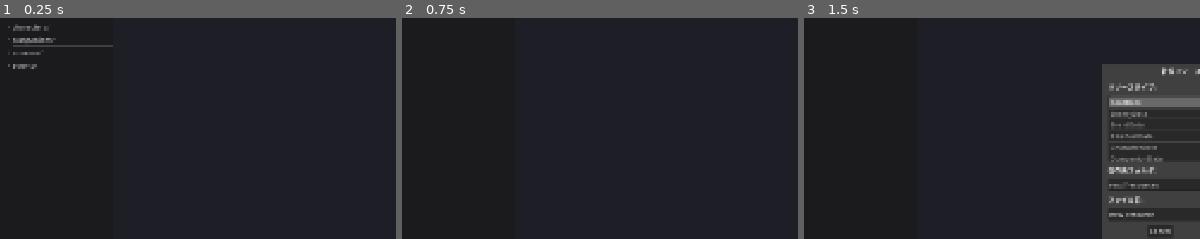
Above: before the commit, frames 1-3 (left to right).
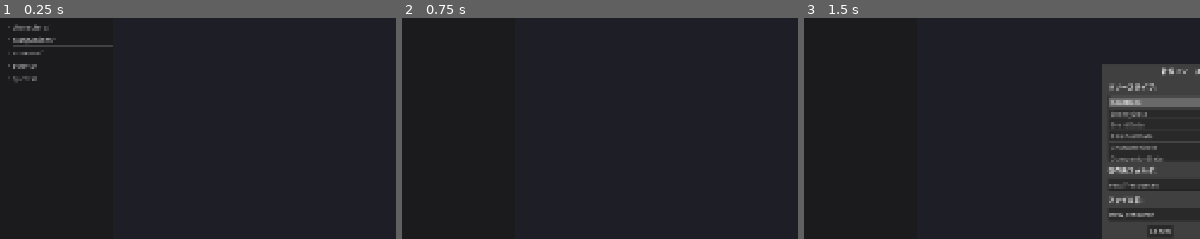
Above: after the commit, the same moments.

Repository: sashimihoutyou/too-fast-to-die
Game: Godot game, scene res://scenes/debug/debug_editor_overlay.tscn
The game is run twice, just before and just after one commit, with the same random seed, the same clock (stepped at 60 frames per second) and the same inputs. This scene is started directly instead of the project's main scene.
Inputs (mouse positions are % of the whole screen's width and height, from its top left):
- Up to frame 1 (0.25 s): no input
- Up to frame 2 (0.75 s): click (9, 7) at 0.52 s; type "12" at 0.6 s
- Up to frame 3 (1.5 s): click "新規作成" at 1.25 s
The pictures show only the part of the screen within x 2-52%, y 18-68%; the shares and areas given below are measured in that part.

The runs differ from the first frame. In frame 1, 0.1% of the frame differs, in the area x 2-10%, y 26-30%; in frame 2, nothing differs; in frame 3, nothing differs.

Commit message:
feat: サブストーリー機構を実装し「デビルフの群れ」を稼働
名前付きアウトカム＋遅延ペイロード＋ボス修飾モデルを実装し、叩き台
ドキュメントの .tres を実ファイル化して動作させた。

- QuestData / QuestManager(autoload, GameManager直後に登録) を新規追加。
  アウトカム記録・hunt撃破追跡・期限切れ→lapse・遅延ペイロード強制発火・
  ボス修飾(HP倍率/取り巻き)・「知り得た」カルマ加重を担う。
- GameManager.total_nodes_visited（単調増加）を期限基準として追加。
- EventChoiceData に starts_quest/quest_outcome/sets_flag、EventData に
  payload_only を追加し、event_screen で消費（強制発火・解決通知含む）。
- CombatManager.start_combat に boss_hp_scale を追加、敵撃破時に
  QuestManager へ通知。EventManager はランダム抽選から payload_only を除外。
- map_screen にボス取り巻き追加とクエストHUD(QuestLabel)を実装。
- resources: quests/devilf_pack.tres と導入/遅延ペイロードの2イベント。

docs/substory-devilf-pack.md の§9を実装済みに更新。

Co-Authored-By: Claude Opus 4.8 <noreply@anthropic.com>
Claude-Session: https://claude.ai/code/session_019eemndbQR48ChBw2jVardM

Diff:
--- a/autoload/combat_manager.gd
+++ b/autoload/combat_manager.gd
@@ -50,7 +50,7 @@
 	player_buffs = _new_buffs_dict()
 	acceleration_gauge = 0
 
-func start_combat(enemy_list: Array[EnemyData]) -> void:
+func start_combat(enemy_list: Array[EnemyData], boss_hp_scale: float = 1.0) -> void:
 	state = CombatState.INIT
 	turn_number = 0
 	player_max_hp = GameManager.current_character.max_hp
@@ -64,10 +64,13 @@
 	acceleration_changed.emit(acceleration_gauge, ACCELERATION_MAX)
 	enemies.clear()
 	for ed: EnemyData in enemy_list:
+		var ehp := ed.base_hp
+		if ed.is_boss and boss_hp_scale != 1.0:
+			ehp = maxi(1, int(round(float(ed.base_hp) * boss_hp_scale)))
 		enemies.append({
 			"data": ed,
-			"hp": ed.base_hp,
-			"max_hp": ed.base_hp,
+			"hp": ehp,
+			"max_hp": ehp,
 			"block": 0,
 			"alive": true,
 			"intent": {},
@@ -306,6 +309,8 @@
 	for i in enemies.size():
 		if enemies[i]["hp"] <= 0 and enemies[i]["alive"]:
 			enemies[i]["alive"] = false
+			var defeated_data: EnemyData = enemies[i]["data"]
+			QuestManager.on_enemy_defeated(defeated_data)
 			enemy_defeated.emit(i)
 		if enemies[i]["alive"]:
 			all_dead = false
@@ -508,6 +513,8 @@
 			enemy["alive"] = false
 			_decay_debuffs(s)
 			enemy_status_changed.emit(idx, s)
+			var defeated_data: EnemyData = enemy["data"]
+			QuestManager.on_enemy_defeated(defeated_data)
 			enemy_defeated.emit(idx)
 			return true
 	return false
--- a/autoload/event_manager.gd
+++ b/autoload/event_manager.gd
@@ -14,6 +14,8 @@
 func get_available_events(character_id: StringName, karma: int, act: int) -> Array[EventData]:
 	var available: Array[EventData] = []
 	for event: EventData in _events.values():
+		if event.payload_only:
+			continue
 		if event.required_character != &"" and event.required_character != character_id:
 			continue
 		if karma < event.required_karma_min or karma > event.required_karma_max:
--- a/autoload/game_manager.gd
+++ b/autoload/game_manager.gd
@@ -12,6 +12,7 @@
 var current_character: CharacterData
 var current_act: int = 1
 var current_node_index: int = -1
+var total_nodes_visited: int = 0
 var distance_km: int = 0
 var event_flags: Dictionary = {}
 var map_nodes: Array[Dictionary] = []
@@ -24,8 +25,10 @@
 	current_character = character
 	current_act = 1
 	current_node_index = -1
+	total_nodes_visited = 0
 	distance_km = 0
 	event_flags.clear()
+	QuestManager.reset()
 	map_nodes.clear()
 	map_current_row = -1
 	map_current_node_id = ""
@@ -44,8 +47,10 @@
 
 func advance_node() -> void:
 	current_node_index += 1
+	total_nodes_visited += 1
 	distance_km += randi_range(3, 6)
 	ResourceManager.consume_fuel(2)
+	QuestManager.on_node_advanced()
 
 func advance_act() -> void:
 	current_act += 1
--- /dev/null
+++ b/autoload/quest_manager.gd
@@ -0,0 +1,169 @@
+extends Node
+
+## サブストーリー（クエスト）の実行時状態を一元管理する Autoload。
+## 期限は GameManager.total_nodes_visited（単調増加）を基準にする。
+## 設計の全体像は docs/substory-devilf-pack.md を参照。
+
+var _defs: Dictionary = {}             # id(StringName) -> QuestData
+var _state: Dictionary = {}            # id(StringName) -> 実行時状態 Dictionary
+var _armed: Array[Dictionary] = []     # 強制発火待ちの遅延ペイロード
+
+func _ready() -> void:
+	_load_defs("res://resources/quests")
+
+func reset() -> void:
+	_state.clear()
+	_armed.clear()
+
+func get_def(id: StringName) -> QuestData:
+	return _defs.get(id, null)
+
+# イベント選択でアウトカムが確定した時に event_screen から呼ばれる。
+# 追跡系（hunt）は進捗を持ち、遅延系（poison）はペイロードを装填する。
+func record_outcome(quest_id: StringName, outcome: StringName) -> void:
+	var def: QuestData = _defs.get(quest_id, null)
+	if def == null:
+		return
+	var st: Dictionary = {
+		"outcome": outcome,
+		"complete": false,
+		"lapsed": false,
+		"progress": 0,
+		"deadline": GameManager.total_nodes_visited + def.node_limit,
+		"knew": _pc_can_read(),
+	}
+	_state[quest_id] = st
+	# 遅延ペイロードを装填するアウトカムか（このクエストでは poison）。
+	if outcome == &"poison" and def.payload_event != &"":
+		_armed.append({
+			"quest_id": quest_id,
+			"event_id": def.payload_event,
+			"act": GameManager.current_act,
+			"ready_at": GameManager.total_nodes_visited + def.payload_min_gap,
+		})
+
+# 敵撃破時に CombatManager から呼ばれる。hunt 追跡を進める。
+func on_enemy_defeated(data: EnemyData) -> void:
+	if data == null:
+		return
+	for quest_id: StringName in _state:
+		var st: Dictionary = _state[quest_id]
+		var outcome: StringName = st.get("outcome", &"")
+		var complete: bool = st.get("complete", false)
+		var lapsed: bool = st.get("lapsed", false)
+		if outcome != &"hunt" or complete or lapsed:
+			continue
+		var def: QuestData = _defs.get(quest_id, null)
+		if def == null or def.objective_match == &"" or data.is_boss:
+			continue
+		if String(data.id).contains(String(def.objective_match)):
+			var progress: int = int(st.get("progress", 0)) + 1
+			st["progress"] = progress
+			if progress >= def.objective_count:
+				st["complete"] = true
+				KarmaManager.add_karma(5)  # 完遂報酬（遅延・小）
+
+# ノード入場時に GameManager から呼ばれる。hunt の期限切れを lapse に落とす。
+func on_node_advanced() -> void:
+	for quest_id: StringName in _state:
+		var st: Dictionary = _state[quest_id]
+		var outcome: StringName = st.get("outcome", &"")
+		var complete: bool = st.get("complete", false)
+		var lapsed: bool = st.get("lapsed", false)
+		if outcome != &"hunt" or complete or lapsed:
+			continue
+		var deadline: int = int(st.get("deadline", 0))
+		if GameManager.total_nodes_visited > deadline:
+			st["lapsed"] = true
+
+# EVENTノード入場時に event_screen から呼ばれる。発火可能な遅延ペイロードidを返す。
+func get_pending_payload(act: int) -> StringName:
+	for entry: Dictionary in _armed:
+		var entry_act: int = int(entry.get("act", -1))
+		var ready_at: int = int(entry.get("ready_at", 0))
+		if entry_act != act or GameManager.total_nodes_visited < ready_at:
+			continue
+		var eid: StringName = entry.get("event_id", &"")
+		var already_seen: bool = GameManager.event_flags.get(eid, false)
+		if eid != &"" and not already_seen:
+			return eid
+	return &""
+
+# ペイロード解決時に event_screen から呼ばれる。発火済みにし、知り得たPCへ追加カルマ。
+func notify_event_resolved(event_id: StringName) -> void:
+	for i in range(_armed.size() - 1, -1, -1):
+		var entry: Dictionary = _armed[i]
+		var eid: StringName = entry.get("event_id", &"")
+		if eid != event_id:
+			continue
+		var quest_id: StringName = entry.get("quest_id", &"")
+		var def: QuestData = _defs.get(quest_id, null)
+		var st: Dictionary = _state.get(quest_id, {})
+		var knew: bool = st.get("knew", false)
+		if def != null and knew and def.payload_knew_extra_karma != 0:
+			KarmaManager.add_karma(def.payload_knew_extra_karma)
+		_armed.remove_at(i)
+
+# ボス戦の修飾（HP倍率・追加ザコ数・追加ザコid）を返す。
+func get_boss_modifier(act: int) -> Dictionary:
+	for quest_id: StringName in _state:
+		var def: QuestData = _defs.get(quest_id, null)
+		if def == null or def.required_act != act or def.boss_mods.is_empty():
+			continue
+		var key: String = _effective_outcome(quest_id)
+		var mod: Dictionary = def.boss_mods.get(key, {})
+		if not mod.is_empty():
+			return {
+				"hp_scale": float(mod.get("hp_scale", 1.0)),
+				"adds": int(mod.get("adds", 0)),
+				"add_enemy": def.boss_add_enemy,
+			}
+	return {"hp_scale": 1.0, "adds": 0, "add_enemy": &""}
+
+# マップHUD用：追跡中（hunt）クエストの一行サマリ。なければ空文字。
+func get_hud_summary() -> String:
+	for quest_id: StringName in _state:
+		var st: Dictionary = _state[quest_id]
+		var outcome: StringName = st.get("outcome", &"")
+		var complete: bool = st.get("complete", false)
+		var lapsed: bool = st.get("lapsed", false)
+		if outcome != &"hunt" or complete or lapsed:
+			continue
+		var def: QuestData = _defs.get(quest_id, null)
+		if def == null:
+			continue
+		var progress: int = int(st.get("progress", 0))
+		var remaining: int = int(st.get("deadline", 0)) - GameManager.total_nodes_visited
+		return "🗺 %s  %d/%d（あと%dノード）" % [def.title, progress, def.objective_count, maxi(0, remaining)]
+	return ""
+
+# hunt は完遂なら "hunt"、未完遂（途中/期限切れ）なら "lapse" をボス修飾キーとする。
+func _effective_outcome(quest_id: StringName) -> String:
+	var st: Dictionary = _state.get(quest_id, {})
+	var outcome: StringName = st.get("outcome", &"")
+	if outcome == &"hunt":
+		var complete: bool = st.get("complete", false)
+		return "hunt" if complete else "lapse"
+	return String(outcome)
+
+# テレグラフを「知り得た」PC：調教師（獣読み）・放浪者（観察眼）。
+# 犬/密告者の同行による看破は同行者システム実装後に追加する（TODO）。
+func _pc_can_read() -> bool:
+	if GameManager.current_character == null:
+		return false
+	var cid: StringName = GameManager.current_character.id
+	return cid == &"beast_master" or cid == &"wanderer"
+
+func _load_defs(path: String) -> void:
+	var dir := DirAccess.open(path)
+	if dir == null:
+		return
+	dir.list_dir_begin()
+	var file_name := dir.get_next()
+	while file_name != "":
+		if not dir.current_is_dir() and file_name.ends_with(".tres"):
+			var full_path := path.path_join(file_name)
+			var def: QuestData = load(full_path)
+			if def != null and def.id != &"":
+				_defs[def.id] = def
+		file_name = dir.get_next()
--- a/project.godot
+++ b/project.godot
@@ -27,6 +27,7 @@
 DeckManager="*res://autoload/deck_manager.gd"
 CombatManager="*res://autoload/combat_manager.gd"
 GameManager="*res://autoload/game_manager.gd"
+QuestManager="*res://autoload/quest_manager.gd"
 DebugEditorManager="*res://scripts/debug/debug_editor_manager.gd"
 
 [display]
--- /dev/null
+++ b/resources/events/settlement/devilf_pack_intro.tres
@@ -0,0 +1,37 @@
+[gd_resource type="Resource" script_class="EventData" load_steps=6 format=3]
+
+[ext_resource type="Script" path="res://scripts/data/event_data.gd" id="1"]
+[ext_resource type="Script" path="res://scripts/data/event_choice_data.gd" id="2"]
+
+[sub_resource type="Resource" id="choice_hunt"]
+script = ExtResource("2")
+label = "自力でデビルフを狩る"
+result_text = "群れを間引くと決めた。アルファに挑むまでに、できるだけ数を削る。"
+karma_change = 1
+starts_quest = &"devilf_pack"
+quest_outcome = &"hunt"
+
+[sub_resource type="Resource" id="choice_poison"]
+script = ExtResource("2")
+label = "毒餌を仕掛けて一網打尽にする"
+requirement = "scrap>=4"
+result_text = "拾い集めた薬品で粗末な毒を煮出し、家畜の死骸に仕込む。夜明けには群れは静かになっていた。"
+karma_change = -2
+scrap_change = -4
+starts_quest = &"devilf_pack"
+quest_outcome = &"poison"
+
+[sub_resource type="Resource" id="choice_ignore"]
+script = ExtResource("2")
+label = "関わらない"
+result_text = "おれの問題じゃない。群れは荒野をうろついたままだ。"
+starts_quest = &"devilf_pack"
+quest_outcome = &"ignore"
+
+[resource]
+script = ExtResource("1")
+id = &"devilf_pack_intro"
+title = "デビルフの群れ"
+body_text = "デビルフの群れが活性化し、旅人や家畜が襲われる被害が相次いでいるらしい。「今年はどこでも奴らを見る…きっと、とんでもない数の狼がいるんだろう」村人は口を揃えて言う。襲われた家畜の死骸を検めると、骨に残った歯型は十を超えていた。相当な大群だ。──だが、よく見ると刃物でこそげ取ったような跡も混じっている。村では誰も、こんな死肉に手は出さないはずだが。"
+required_act = 1
+choices = [SubResource("choice_hunt"), SubResource("choice_poison"), SubResource("choice_ignore")]
--- /dev/null
+++ b/resources/events/settlement/devilf_poison_aftermath.tres
@@ -0,0 +1,28 @@
+[gd_resource type="Resource" script_class="EventData" load_steps=5 format=3]
+
+[ext_resource type="Script" path="res://scripts/data/event_data.gd" id="1"]
+[ext_resource type="Script" path="res://scripts/data/event_choice_data.gd" id="2"]
+
+[sub_resource type="Resource" id="choice_bury"]
+script = ExtResource("2")
+label = "亡骸を葬る"
+result_text = "毒は獲物を選ばなかった。骨まで肉を削いで生き延びていた子供らが、冷たくなって倒れている。土を掘り、埋める。噂は荒野を伝っていく。"
+karma_change = -12
+fuel_change = -2
+sets_flag = &"devilf_orphans_dead"
+
+[sub_resource type="Resource" id="choice_lookaway"]
+script = ExtResource("2")
+label = "見なかったことにして走り去る"
+result_text = "アクセルを捻る。ミラーの中の小さな影は、見ないことにした。"
+karma_change = -15
+sets_flag = &"devilf_orphans_dead"
+
+[resource]
+script = ExtResource("1")
+id = &"devilf_poison_aftermath"
+title = "毒の行方"
+body_text = "群れを仕留めた死骸の野に戻ると、狼以外のものまで倒れていた。隠れて生きていた戦災孤児の一団が、毒の回った肉を口にしたのだ。骨を刃物でこそげていたのは──こいつらだった。"
+required_act = 1
+payload_only = true
+choices = [SubResource("choice_bury"), SubResource("choice_lookaway")]
--- /dev/null
+++ b/resources/quests/devilf_pack.tres
@@ -0,0 +1,24 @@
+[gd_resource type="Resource" script_class="QuestData" load_steps=2 format=3]
+
+[ext_resource type="Script" path="res://scripts/data/quest_data.gd" id="1"]
+
+[resource]
+script = ExtResource("1")
+id = &"devilf_pack"
+title = "デビルフの群れ"
+summary = "群れを率いるアルファに挑む前に、群れをどう処理するか"
+required_act = 1
+node_limit = 5
+objective_match = &"deviluf"
+objective_count = 3
+payload_event = &"devilf_poison_aftermath"
+payload_min_gap = 1
+payload_knew_extra_karma = -6
+boss_target = &"alpha_deviluf"
+boss_add_enemy = &"deviluf"
+boss_mods = {
+"hunt": { "hp_scale": 0.75, "adds": 0 },
+"poison": { "hp_scale": 0.6, "adds": 0 },
+"ignore": { "hp_scale": 1.0, "adds": 2 },
+"lapse": { "hp_scale": 0.9, "adds": 1 }
+}
--- a/scenes/event/event_screen.gd
+++ b/scenes/event/event_screen.gd
@@ -14,6 +14,12 @@
 
 # カルマ・区間・キャラ条件で利用可能なイベントをDBから抽選する。未遭遇を優先。
 func _pick_event() -> EventData:
+	# サブストーリーの遅延ペイロードがあれば最優先で強制発火する。
+	var forced_id := QuestManager.get_pending_payload(GameManager.current_act)
+	if forced_id != &"":
+		var forced := EventManager.get_event(forced_id)
+		if forced != null:
+			return forced
 	var available := EventManager.get_available_events(
 		GameManager.current_character.id, KarmaManager.karma, GameManager.current_act)
 	if available.is_empty():
@@ -61,6 +67,7 @@
 func _on_choice(idx: int) -> void:
 	var choice: EventChoiceData = current_event.choices[idx]
 	_apply_choice(choice)
+	QuestManager.notify_event_resolved(current_event.id)
 	if choice.triggers_combat:
 		_start_event_combat()
 		return
@@ -92,6 +99,10 @@
 	if choice.hp_change != 0:
 		CombatManager.player_hp = clampi(
 			CombatManager.player_hp + choice.hp_change, 0, CombatManager.player_max_hp)
+	if choice.sets_flag != &"":
+		GameManager.event_flags[choice.sets_flag] = true
+	if choice.starts_quest != &"":
+		QuestManager.record_outcome(choice.starts_quest, choice.quest_outcome)
 
 func _start_event_combat() -> void:
 	var enemies: Array[EnemyData] = []
--- a/scenes/map/map_screen.gd
+++ b/scenes/map/map_screen.gd
@@ -152,7 +152,11 @@
 
 func _enter_combat(node_type: MapGenerator.NodeType) -> void:
 	var enemies := _get_enemies_for_node(node_type)
-	CombatManager.start_combat(enemies)
+	var boss_hp_scale := 1.0
+	if node_type == MapGenerator.NodeType.BOSS:
+		var mod := QuestManager.get_boss_modifier(GameManager.current_act)
+		boss_hp_scale = float(mod.get("hp_scale", 1.0))
+	CombatManager.start_combat(enemies, boss_hp_scale)
 	get_tree().change_scene_to_file("res://scenes/combat/combat_screen.tscn")
 
 func _get_enemies_for_node(node_type: MapGenerator.NodeType) -> Array[EnemyData]:
@@ -189,6 +193,15 @@
 			if boss == null:
 				boss = _fallback_enemy(act, false, true)
 			enemies.append(boss)
+			# サブストーリーのアウトカムに応じてボスに取り巻きを追加する。
+			var mod := QuestManager.get_boss_modifier(act)
+			var adds: int = int(mod.get("adds", 0))
+			var add_id: StringName = mod.get("add_enemy", &"")
+			if adds > 0 and add_id != &"":
+				var add_enemy := EnemyDatabase.get_enemy(add_id)
+				if add_enemy != null:
+					for i in adds:
+						enemies.append(add_enemy)
 	return enemies
 
 # 最終区間（区間5）のボスはGDD通りプレイキャラ固有の因縁ボスにする。
@@ -254,6 +267,7 @@
 	$HUD/KarmaLabel.text = "カルマ: %d %s" % [KarmaManager.karma, KarmaManager.get_band_display()]
 	$HUD/DistanceLabel.text = "走行: %dkm" % GameManager.distance_km
 	$HUD/ActLabel.text = "区間%d" % GameManager.current_act
+	$HUD/QuestLabel.text = QuestManager.get_hud_summary()
 
 func _on_fuel_changed(_val: int, _max_val: int) -> void:
 	_update_hud()
--- a/scenes/map/map_screen.tscn
+++ b/scenes/map/map_screen.tscn
@@ -52,6 +52,16 @@
 theme_override_font_sizes/font_size = 16
 text = "区間1"
 
+[node name="QuestLabel" type="Label" parent="HUD"]
+layout_mode = 1
+offset_left = 220.0
+offset_top = 5.0
+offset_right = 1100.0
+offset_bottom = 25.0
+theme_override_colors/font_color = Color(0.5, 0.85, 0.85, 1)
+theme_override_font_sizes/font_size = 14
+text = ""
+
 [node name="FuelLabel" type="Label" parent="HUD"]
 layout_mode = 1
 offset_left = 10.0
--- a/scripts/data/event_choice_data.gd
+++ b/scripts/data/event_choice_data.gd
@@ -9,3 +9,8 @@
 @export var scrap_change: int = 0
 @export var medicine_change: int = 0
 @export var triggers_combat: bool = false
+## サブストーリー連携（QuestManager で消費）。
+@export var starts_quest: StringName = &""
+@export var quest_outcome: StringName = &""
+## イベントフラグ（GameManager.event_flags）に立てるキー。後続イベント/評判の条件に使う。
+@export var sets_flag: StringName = &""
--- a/scripts/data/event_data.gd
+++ b/scripts/data/event_data.gd
@@ -7,4 +7,6 @@
 @export var required_karma_min: int = -100
 @export var required_karma_max: int = 100
 @export var required_act: int = -1
+## true のイベントはランダム抽選から除外され、QuestManager の強制発火でのみ出現する遅延ペイロード。
+@export var payload_only: bool = false
 @export var choices: Array[EventChoiceData]
--- /dev/null
+++ b/scripts/data/quest_data.gd
@@ -0,0 +1,29 @@
+class_name QuestData extends Resource
+
+## サブストーリー（クエスト）定義。
+## アウトカム（hunt / poison / ignore / lapse 等）は成功/失敗の二値ではなく名前付きで、
+## 各アウトカムが「報酬束＋遅延ペイロード最大1」を持つ。設計の全体像は
+## docs/substory-devilf-pack.md を参照。
+
+@export var id: StringName
+@export var title: String
+@export var summary: String
+@export var required_act: int = -1
+## 期限。導入ノードからこのノード数以内に追跡系アウトカム（hunt）を達成する。
+@export var node_limit: int = 5
+
+## hunt系アウトカムの追跡条件：敵idがこの文字列を含み、かつボスでない撃破を数える。
+@export var objective_match: StringName = &""
+@export var objective_count: int = 0
+
+## 遅延ペイロード（特定アウトカムが装填する強制発火イベント）。
+@export var payload_event: StringName = &""
+## 装填から何ノード後に発火可能になるか。
+@export var payload_min_gap: int = 1
+## テレグラフを「知り得た」PCがペイロードを解決した時の追加カルマ（負値）。
+@export var payload_knew_extra_karma: int = 0
+
+## ボス修飾。boss_mods は outcome(String) -> { "hp_scale": float, "adds": int } のテーブル。
+@export var boss_target: StringName = &""
+@export var boss_add_enemy: StringName = &""
+@export var boss_mods: Dictionary = {}
Not shown, changed: docs/substory-devilf-pack.md
